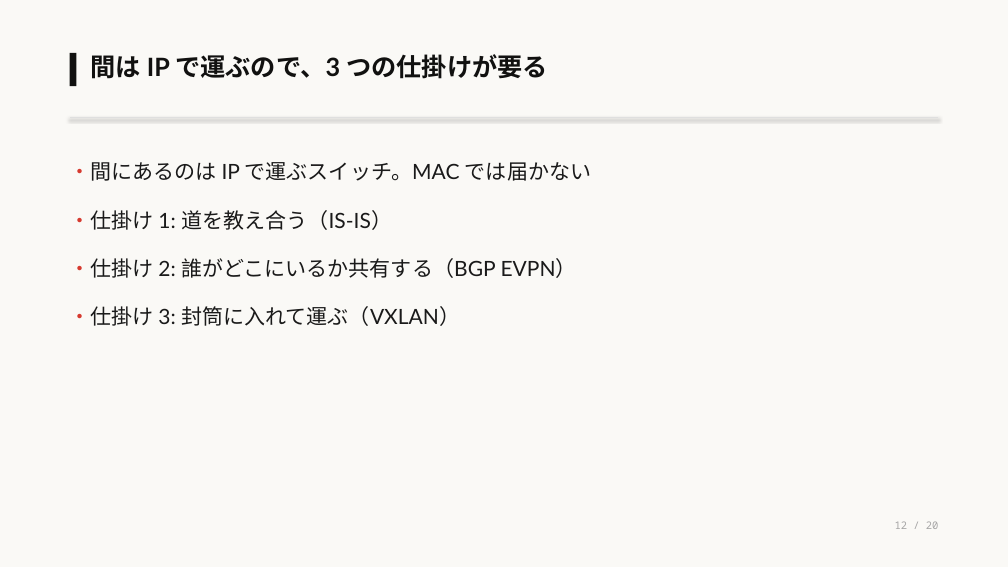
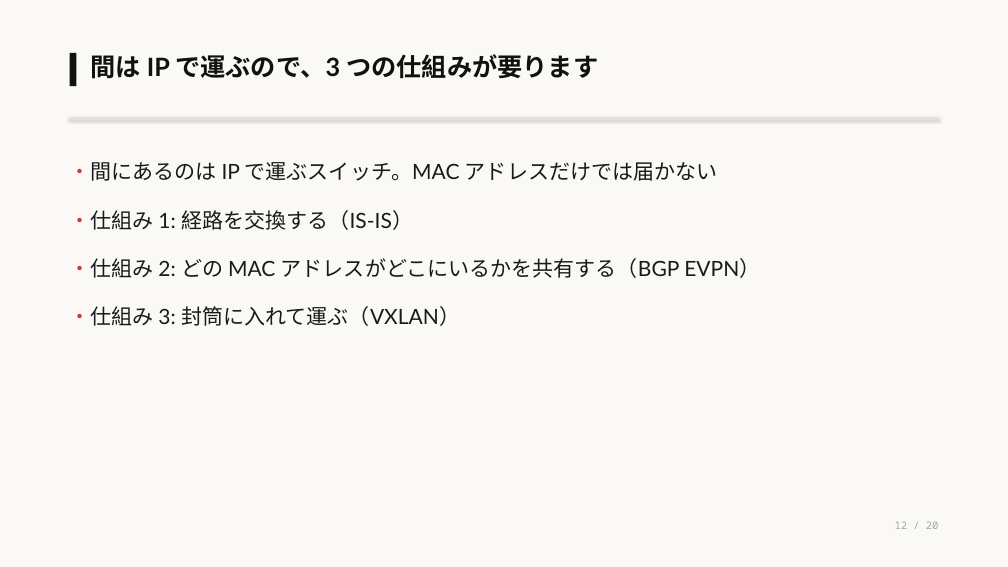
Before and after one commit to eddie-eights/nwc-poc, a slide deck: slide 12 of docs/lab-network-architecter.pptx. Drawn at 1008x567 pixels with LibreOffice and Linux fonts; fonts in the diff are those of the drawing. Boxes give left, top, right and bottom in pixels: in the first picture for what was removed or moved away, otherwise in the second. Text is boxed around its words. In the diff, an @@ line names an element or a change of style, - is before the commit and + after.

```diff
--- a/docs/lab-network-architecter.pptx
+++ b/docs/lab-network-architecter.pptx
@@ text at bbox=[91, 54, 598, 79]: text changed @@
-間は IP で運ぶので、3 つの仕掛けが要る
+間は IP で運ぶので、3 つの仕組みが要ります
@@ text at bbox=[70, 162, 760, 326]: text changed @@
-・間にあるのは IP で運ぶスイッチ。MAC では届かない
-・仕掛け 1: 道を教え合う（IS-IS）
-・仕掛け 2: 誰がどこにいるか共有する（BGP EVPN）
-・仕掛け 3: 封筒に入れて運ぶ（VXLAN）
+・間にあるのは IP で運ぶスイッチ。MAC アドレスだけでは届かない
+・仕組み 1: 経路を交換する（IS-IS）
+・仕組み 2: どの MAC アドレスがどこにいるかを共有する（BGP EVPN）
+・仕組み 3: 封筒に入れて運ぶ（VXLAN）
```
Also in this commit, not shown: 19 other slides changed, 1 other file.
